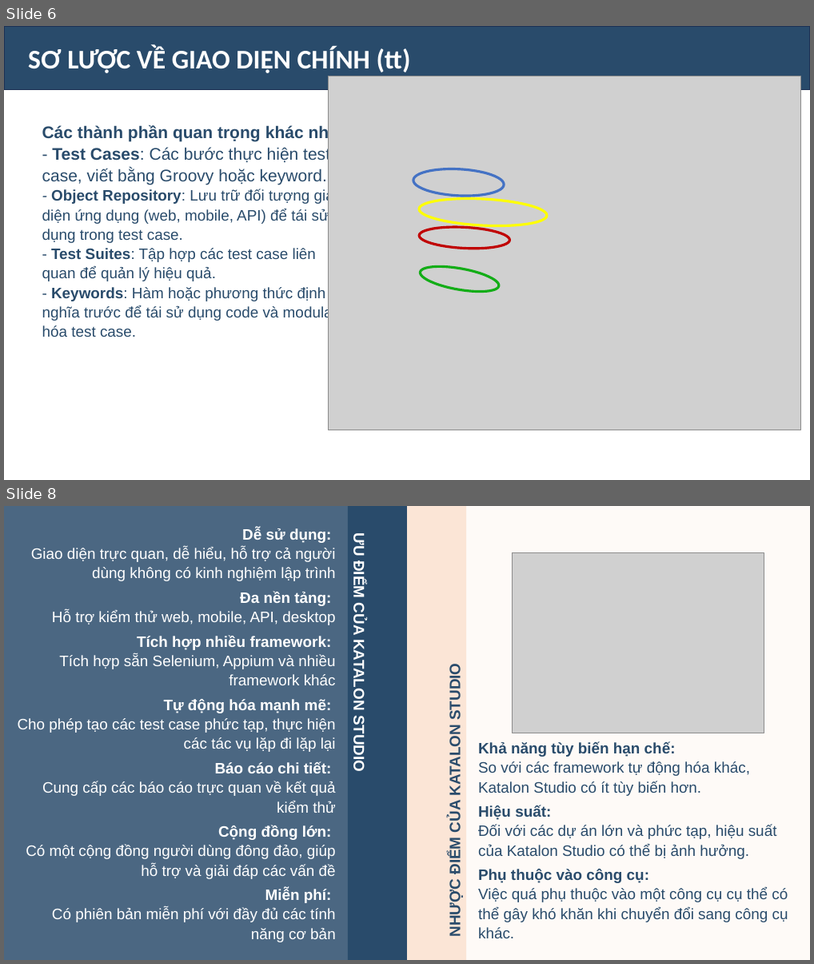
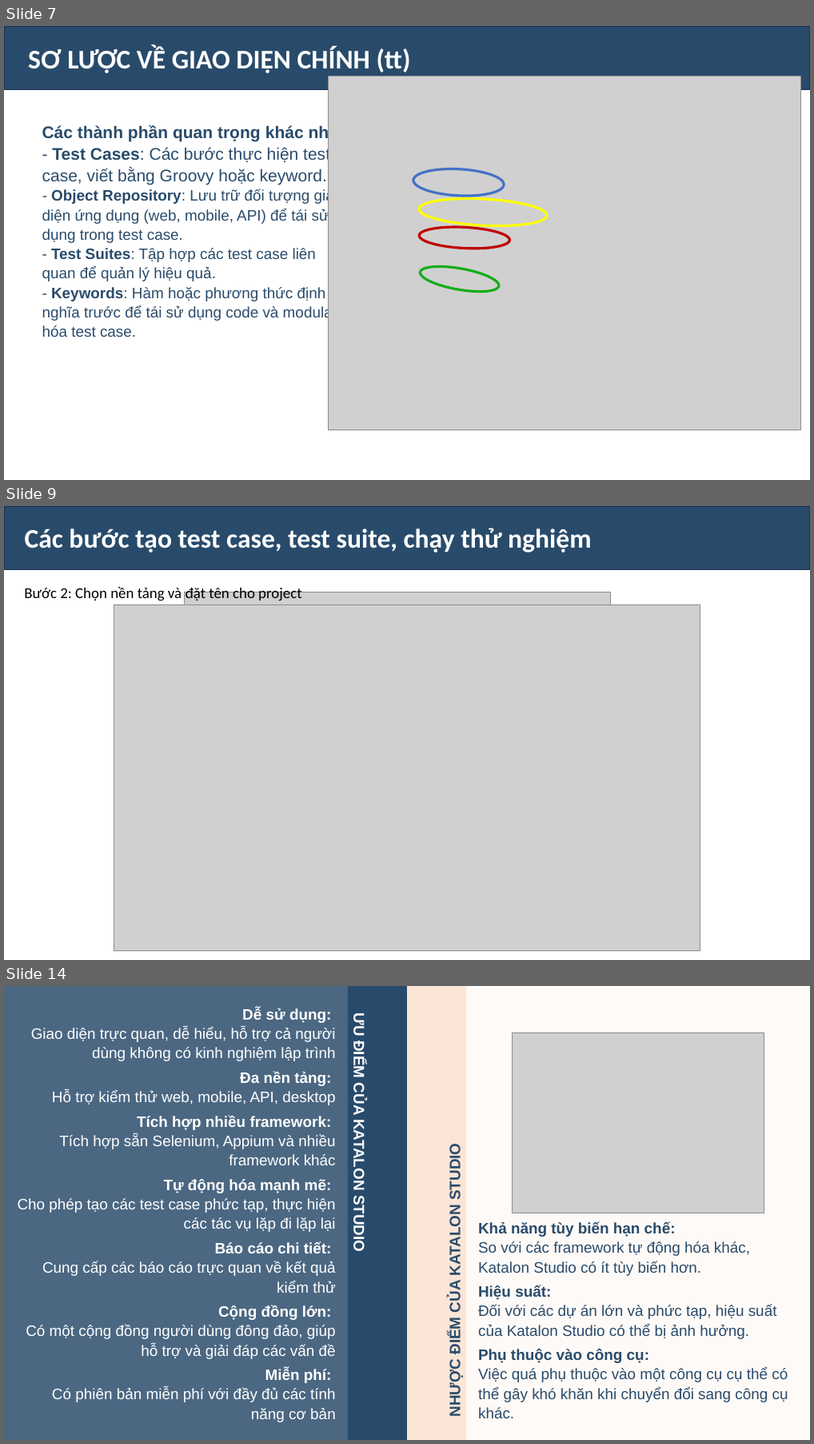
Before and after one commit to Oanh1503-git/DoAnKiemThu, a slide deck: THTH_slide.pptx. Shown one above the other, each under a label of ours: slides 6 and 8 before the commit, slides 7, 9 and 14 after it; the slides between them are not shown. The pictures are 814x964 and 814x1444 pixels, drawn with LibreOffice and Linux fonts; fonts in the diff are those of the drawing; grey boxes stand for pictures. Boxes give left, top, right and bottom in pixels: in the first picture for what was removed or moved away, otherwise in the second. Text is boxed around its words. In the diff, an @@ line names an element or a change of style, - is before the commit and + after.

```diff
--- a/THTH_slide.pptx
+++ b/THTH_slide.pptx
@@ slide 9 added at (x1=4, y1=506, x2=810, y2=960), background #FFFFFF @@
@@ rectangle added at (x1=4, y1=506, x2=810, y2=569), fill #00294F at 84% opacity, outline #1E3256 1 pt @@
@@ text added at (x1=25, y1=528, x2=591, y2=552), 32 pt, text #FFFFFF, bold @@
+Các bước tạo test case, test suite, chạy thử nghiệm
@@ text added at (x1=24, y1=585, x2=302, y2=601), 18 pt, text #000000 @@
+Bước 2: Chọn nền tảng và đặt tên cho project
@@ picture added at (x1=184, y1=592, x2=610, y2=877) @@
@@ picture added at (x1=114, y1=604, x2=700, y2=951) @@
@@ what was slide 6 is now slide 7 @@
@@ what was slide 8 is now slide 14 @@
```
Also in this commit, not shown: 1 slide changed, 6 other slides added, 1 slide removed.
